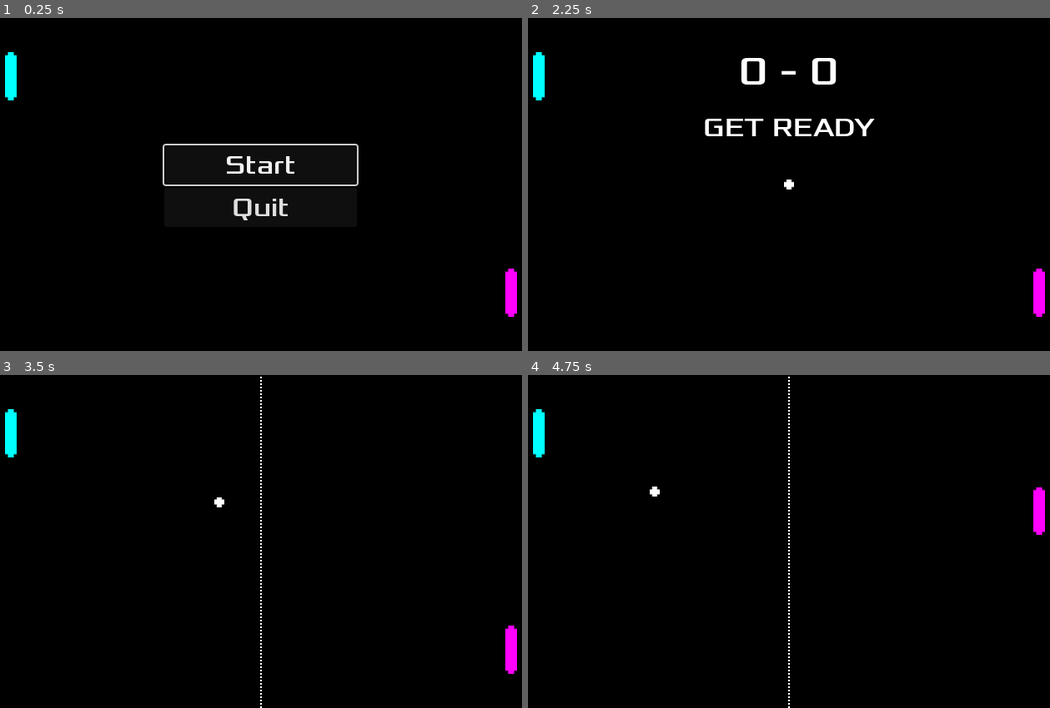
Above: before the commit, frames 1-4 (two rows, left to right).
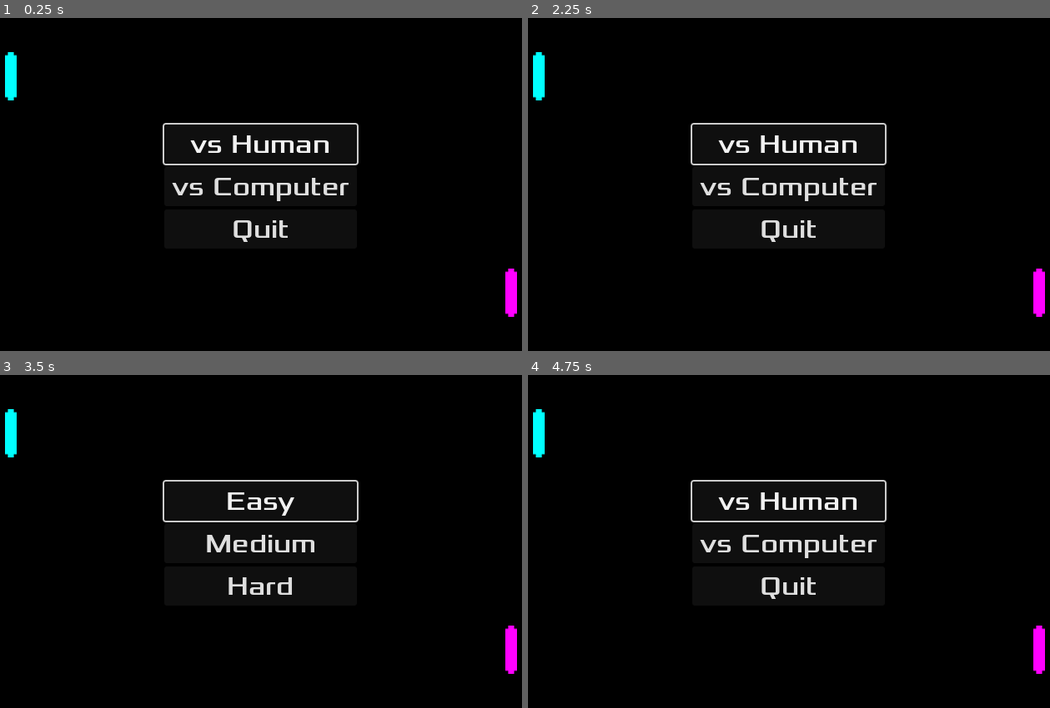
Above: after the commit, the same moments.

Repository: kabbagepatch/GodotGames
Game: Godot game, scene res://Scenes/world.tscn
Two runs of this game, one before a commit and one after it. Both use one fixed random seed, a clock stepped at 60 frames per second and the inputs below.
Inputs (mouse positions are in pixels of both pictures, inside the frame that each line leads up to):
- Up to frame 1 (0.25 s): no input
- Up to frame 2 (2.25 s): click (789, 144) at 0.5 s, where only the run after the commit has a clickable "vs Human"; click (789, 164) at 1.25 s, where only the run before the commit has a clickable "Start"; tap Enter at 2 s; hold Up (player_two_move_up) from 2.03 s (still down); hold R from 2.03 s (still down)
- Up to frame 3 (3.5 s): release Up (player_two_move_up) at 2.75 s; release R at 2.75 s; click (261, 541) at 2.75 s, where only the run after the commit has a clickable "vs Computer"
- Up to frame 4 (4.75 s): click (789, 541) at 3.5 s, where only the run after the commit has a clickable "Medium"; hold Down (player_two_move_down) from 4.28 s (still down); tap R at 4.35 s

The runs differ from the first frame. In frame 1, 2.7% of the frame differs, in the area x 31-69%, y 31-68%; in frame 2, 3.2%, in the area x 31-69%, y 12-68%; in frame 3, 1.8%; in frame 4, 2.8%.

Commit message:
Added menu with difficulty levels

Diff:
--- a/Pong/Scenes/menu.tscn
+++ b/Pong/Scenes/menu.tscn
@@ -12,7 +12,7 @@
 grow_vertical = 2
 script = ExtResource("1_xhh6f")
 
-[node name="VBoxContainer" type="VBoxContainer" parent="."]
+[node name="MainMenu" type="VBoxContainer" parent="."]
 layout_mode = 1
 anchors_preset = 8
 anchor_left = 0.5
@@ -26,19 +26,64 @@
 grow_horizontal = 2
 grow_vertical = 2
 
-[node name="Start" type="Button" parent="VBoxContainer"]
+[node name="Human" type="Button" parent="MainMenu"]
 layout_mode = 2
 focus_neighbor_top = NodePath("../Quit")
 theme_override_fonts/font = ExtResource("1_1rerr")
 theme_override_font_sizes/font_size = 32
-text = "Start"
+text = "vs Human"
 
-[node name="Quit" type="Button" parent="VBoxContainer"]
+[node name="Computer" type="Button" parent="MainMenu"]
 layout_mode = 2
-focus_neighbor_bottom = NodePath("../Start")
+theme_override_fonts/font = ExtResource("1_1rerr")
+theme_override_font_sizes/font_size = 32
+text = "vs Computer"
+
+[node name="Quit" type="Button" parent="MainMenu"]
+layout_mode = 2
+focus_neighbor_bottom = NodePath("../Human")
 theme_override_fonts/font = ExtResource("1_1rerr")
 theme_override_font_sizes/font_size = 32
 text = "Quit"
 
-[connection signal="pressed" from="VBoxContainer/Start" to="." method="_on_start_pressed"]
-[connection signal="pressed" from="VBoxContainer/Quit" to="." method="_on_quit_pressed"]
+[node name="SubMenu" type="VBoxContainer" parent="."]
+visible = false
+layout_mode = 1
+anchors_preset = 8
+anchor_left = 0.5
+anchor_top = 0.5
+anchor_right = 0.5
+anchor_bottom = 0.5
+offset_left = -115.5
+offset_top = -49.0
+offset_right = 115.5
+offset_bottom = 49.0
+grow_horizontal = 2
+grow_vertical = 2
+
+[node name="Easy" type="Button" parent="SubMenu"]
+layout_mode = 2
+focus_neighbor_top = NodePath("../Hard")
+theme_override_fonts/font = ExtResource("1_1rerr")
+theme_override_font_sizes/font_size = 32
+text = "Easy"
+
+[node name="Medium" type="Button" parent="SubMenu"]
+layout_mode = 2
+theme_override_fonts/font = ExtResource("1_1rerr")
+theme_override_font_sizes/font_size = 32
+text = "Medium"
+
+[node name="Hard" type="Button" parent="SubMenu"]
+layout_mode = 2
+focus_neighbor_bottom = NodePath("../Easy")
+theme_override_fonts/font = ExtResource("1_1rerr")
+theme_override_font_sizes/font_size = 32
+text = "Hard"
+
+[connection signal="pressed" from="MainMenu/Human" to="." method="_on_human_pressed"]
+[connection signal="pressed" from="MainMenu/Computer" to="." method="_on_computer_pressed"]
+[connection signal="pressed" from="MainMenu/Quit" to="." method="_on_quit_pressed"]
+[connection signal="pressed" from="SubMenu/Easy" to="." method="_on_easy_pressed"]
+[connection signal="pressed" from="SubMenu/Medium" to="." method="_on_medium_pressed"]
+[connection signal="pressed" from="SubMenu/Hard" to="." method="_on_hard_pressed"]
--- a/Pong/Scripts/menu.gd
+++ b/Pong/Scripts/menu.gd
@@ -1,14 +1,30 @@
 extends Control
-@onready var start: Button = $VBoxContainer/Start
+@onready var human: Button = $MainMenu/Human
+@onready var main_menu: VBoxContainer = $MainMenu
+@onready var sub_menu: VBoxContainer = $SubMenu
+@onready var easy: Button = $SubMenu/Easy
 
 signal start_game
 
 func _ready() -> void:
-	start.grab_focus()
+	human.grab_focus()
 
-func _on_start_pressed() -> void:
-	print('Start Test')
-	start_game.emit()
+func _on_human_pressed() -> void:
+	start_game.emit("HUMAN")
 
 func _on_quit_pressed() -> void:
 	get_tree().quit()
+
+func _on_computer_pressed() -> void:
+	sub_menu.show()
+	easy.grab_focus()
+	main_menu.hide()
+
+func _on_easy_pressed() -> void:
+	start_game.emit("EASY")
+
+func _on_medium_pressed() -> void:
+	start_game.emit("MEDIUM")
+
+func _on_hard_pressed() -> void:
+	start_game.emit("HARD")
--- a/Pong/Scripts/player_1.gd
+++ b/Pong/Scripts/player_1.gd
@@ -2,16 +2,18 @@
 
 signal p1_hit
 
+@onready var player_2: Area2D = $"../Player2"
+@onready var world: Node2D = $".."
+
 @export var speed = 400
 var screen_size
 var y_limit = 30
-@export var game_started = false
 
 func _ready():
 	screen_size = get_viewport_rect().size
 
 func _process(delta):
-	if !game_started:
+	if !world.game_started:
 		return
 	var velocity = Vector2.ZERO
 
@@ -19,6 +21,11 @@
 		velocity.y += 1
 	if Input.is_action_pressed("player_one_move_up"):
 		velocity.y -= 1
+	if player_2.mode != "HUMAN":
+		if Input.is_action_pressed("player_two_move_down"):
+			velocity.y += 1
+		if Input.is_action_pressed("player_two_move_up"):
+			velocity.y -= 1
 
 	if velocity.length() > 0:
 		velocity = velocity.normalized() * speed
--- a/Pong/Scripts/player_2.gd
+++ b/Pong/Scripts/player_2.gd
@@ -3,22 +3,22 @@
 signal p2_hit
 
 @onready var ball: StaticBody2D = $"../Ball"
+@onready var world: Node2D = $".."
 
 @export var speed = 400
 var screen_size
 var y_limit = 30
-@export var game_started = false
 var rng = RandomNumberGenerator.new()
-var mode = "AI"
-var ai_start = false
-var ai_velocity = 0
-var ai_threshold = 40
+@export var mode = "HUMAN"
+@export var computer_start = false
+var computer_velocity = 0
+var computer_threshold = 40
 
 func _ready():
 	screen_size = get_viewport_rect().size
 
 func _process(delta):
-	if !game_started:
+	if !world.game_started:
 		return
 
 	var velocity = Vector2.ZERO
@@ -28,11 +28,11 @@
 			velocity.y += 1
 		if Input.is_action_pressed("player_two_move_up"):
 			velocity.y -= 1
-	elif ai_start:
-		if position.y > ball.position.y + ai_threshold:
-			velocity.y = ai_velocity * -1
-		elif position.y < ball.position.y - ai_threshold:
-			velocity.y = ai_velocity
+	elif computer_start:
+		if position.y > ball.position.y + computer_threshold:
+			velocity.y = computer_velocity * -1
+		elif position.y < ball.position.y - computer_threshold:
+			velocity.y = computer_velocity
 
 	if velocity.length() > 0:
 		velocity = velocity.normalized() * speed
@@ -42,9 +42,20 @@
 
 func _on_body_entered(_body: Node2D) -> void:
 	p2_hit.emit()
-	ai_start = false
+	computer_start = false
 
 func _on_player_1_p_1_hit() -> void:
-	ai_velocity = rng.randf_range(0.5, 1)
-	ai_threshold = rng.randf_range(20, 40)
-	ai_start = true
+	if mode == "HUMAN":
+		return
+
+	computer_start = true
+	if mode == "EASY":
+		computer_velocity = rng.randf_range(0.5, 0.8)
+		computer_threshold = rng.randf_range(20, 55)
+	elif mode == "MEDIUM":
+		computer_velocity = rng.randf_range(0.5, 0.9)
+		computer_threshold = rng.randf_range(20, 40)
+	elif mode == "HARD":
+		computer_velocity = rng.randf_range(0.6, 1)
+		computer_threshold = rng.randf_range(15, 25)
+	print(computer_velocity, ", ", computer_threshold)
--- a/Pong/Scripts/world.gd
+++ b/Pong/Scripts/world.gd
@@ -10,6 +10,7 @@
 
 var rng = RandomNumberGenerator.new()
 var time_start = 0
+var game_started = 0
 
 var p1_score = 0
 var p2_score = 0
@@ -24,11 +25,15 @@
 	hud.hide()
 	separator.hide()
 
-func _on_menu_start_game() -> void:
+func _process(delta: float) -> void:
+	if Input.is_key_pressed(KEY_R):
+		get_tree().reload_current_scene()
+
+func _on_menu_start_game(mode) -> void:
 	start_timer.start()
 	separator.hide()
-	player_1.game_started = true
-	player_2.game_started = true
+	game_started = true
+	player_2.mode = mode
 	ball.show()
 	hud.show()
 	hud.show_message("0 - 0", "GET READY")
@@ -47,22 +52,21 @@
 		p1_score += 1
 	else:
 		p2_score += 1
-	if p1_score == 5 or p2_score == 5:
+	if p1_score >= 5 or p2_score >= 5:
 		game_over()
-		return
-
-	time_start = Time.get_unix_time_from_system()
-	ball.reset()
-	separator.hide()
-	start_timer.start()
-	hud.show_message("%s - %s" % [p1_score, p2_score], "GET READY", false)
+		ball.reset()
+	else:
+		time_start = Time.get_unix_time_from_system()
+		ball.reset()
+		separator.hide()
+		start_timer.start()
+		hud.show_message("%s - %s" % [p1_score, p2_score], "GET READY", false)
 
 func _on_start_timer_timeout() -> void:
 	ball.start(recent_player_win * 2 - 3)
 	if recent_player_win == 2:
-		ai_start = true
+		player_2.computer_start = true
 
 func game_over() -> void:
-	player_1.game_started = false
-	player_2.game_started = false
+	game_started = false
 	hud.show_message("%s - %s" % [p1_score, p2_score], "GAME OVER", true)
